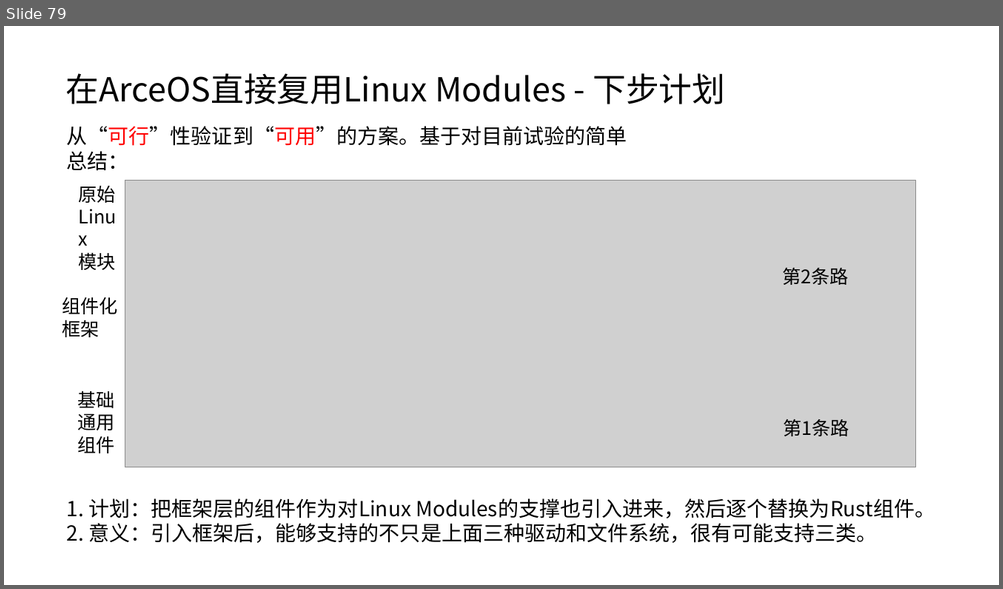
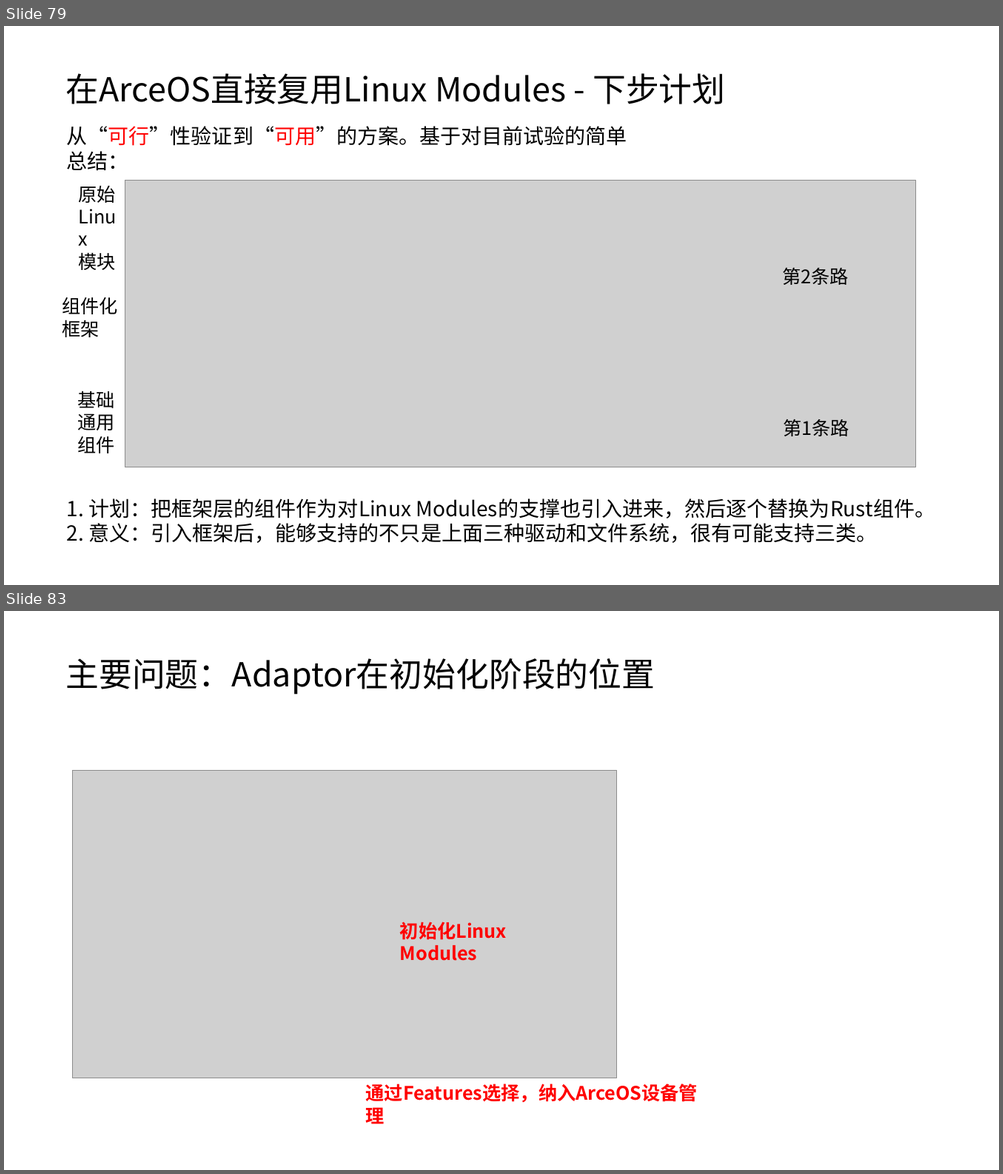
Before and after one commit to lkmodel/doc, a slide deck: 组件化内核工作的设想和当前进展.pptx. Shown one above the other, each under a label of ours: slide 79 before the commit, slides 79 and 83 after it; the slides between them are not shown. The pictures are 1003x589 and 1003x1174 pixels, drawn with LibreOffice and Linux fonts; fonts in the diff are those of the drawing; grey boxes stand for pictures. Boxes give left, top, right and bottom in pixels: in the first picture for what was removed or moved away, otherwise in the second. Text is boxed around its words. In the diff, an @@ line names an element or a change of style, - is before the commit and + after.

```diff
--- a/组件化内核工作的设想和当前进展.pptx
+++ b/组件化内核工作的设想和当前进展.pptx
@@ slide 83 added at [4, 611, 999, 1170], background #FFFFFF @@
@@ text added at [66, 658, 655, 695], 32 pt, text #000000 @@
+主要问题：Adaptor在初始化阶段的位置
@@ picture added at [73, 771, 617, 1079] @@
@@ text added at [400, 922, 506, 961], 18 pt, text #FF0000, bold @@
+初始化Linux Modules
@@ text added at [366, 1084, 698, 1103], 18 pt, text #FF0000, bold @@
+通过Features选择，纳入ArceOS设备管理
```
Also in this commit, not shown: 1 slide changed, 4 other slides added, 1 slide removed, 4 other files.
